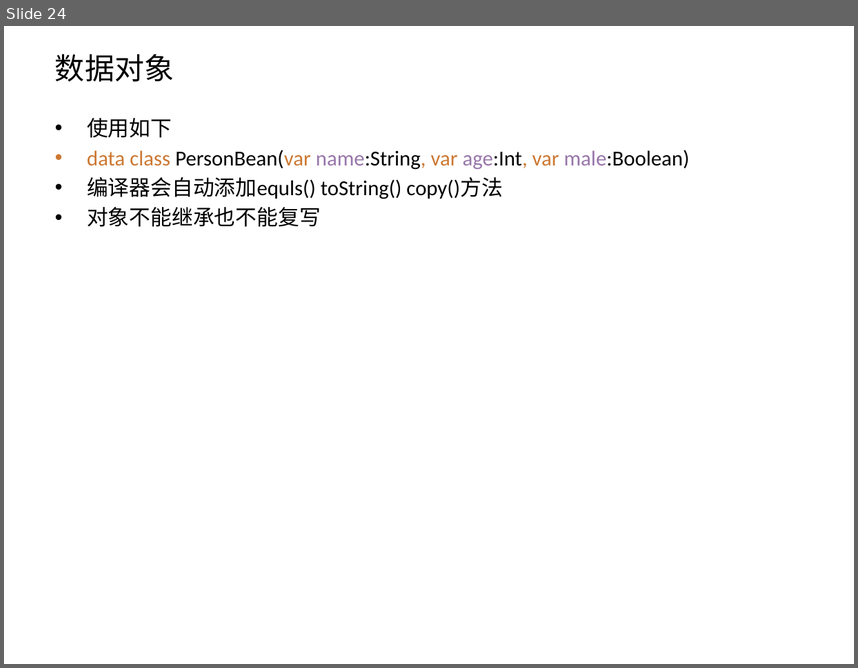
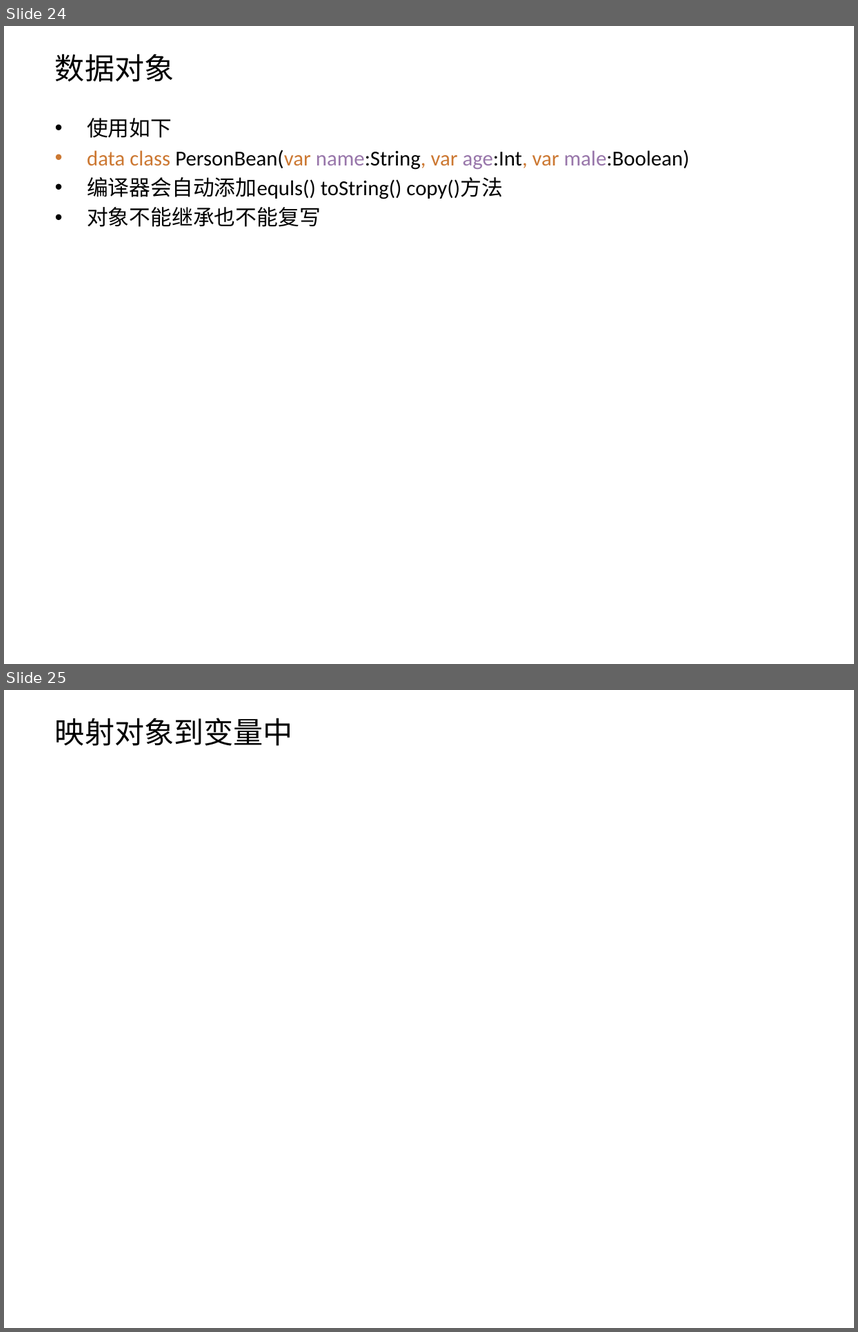
Before and after one commit to zxf2871/KotlinStudy, a slide deck: Kotlin初探.pptx. Shown one above the other, each under a label of ours: slide 24 before the commit, slides 24 and 25 after it. The pictures are 858x668 and 858x1332 pixels, drawn with LibreOffice and Linux fonts; fonts in the diff are those of the drawing. Boxes give left, top, right and bottom in pixels: in the first picture for what was removed or moved away, otherwise in the second. Text is boxed around its words. In the diff, an @@ line names an element or a change of style, - is before the commit and + after.

```diff
--- a/Kotlin初探.pptx
+++ b/Kotlin初探.pptx
@@ slide 25 added at <box>4,690,854,1328</box>, background #FFFFFF @@
@@ title added at <box>55,718,293,746</box>, 25.2 pt, text #000000 @@
+映射对象到变量中
```
Also in this commit, not shown: 1 slide removed, 2 other files.
